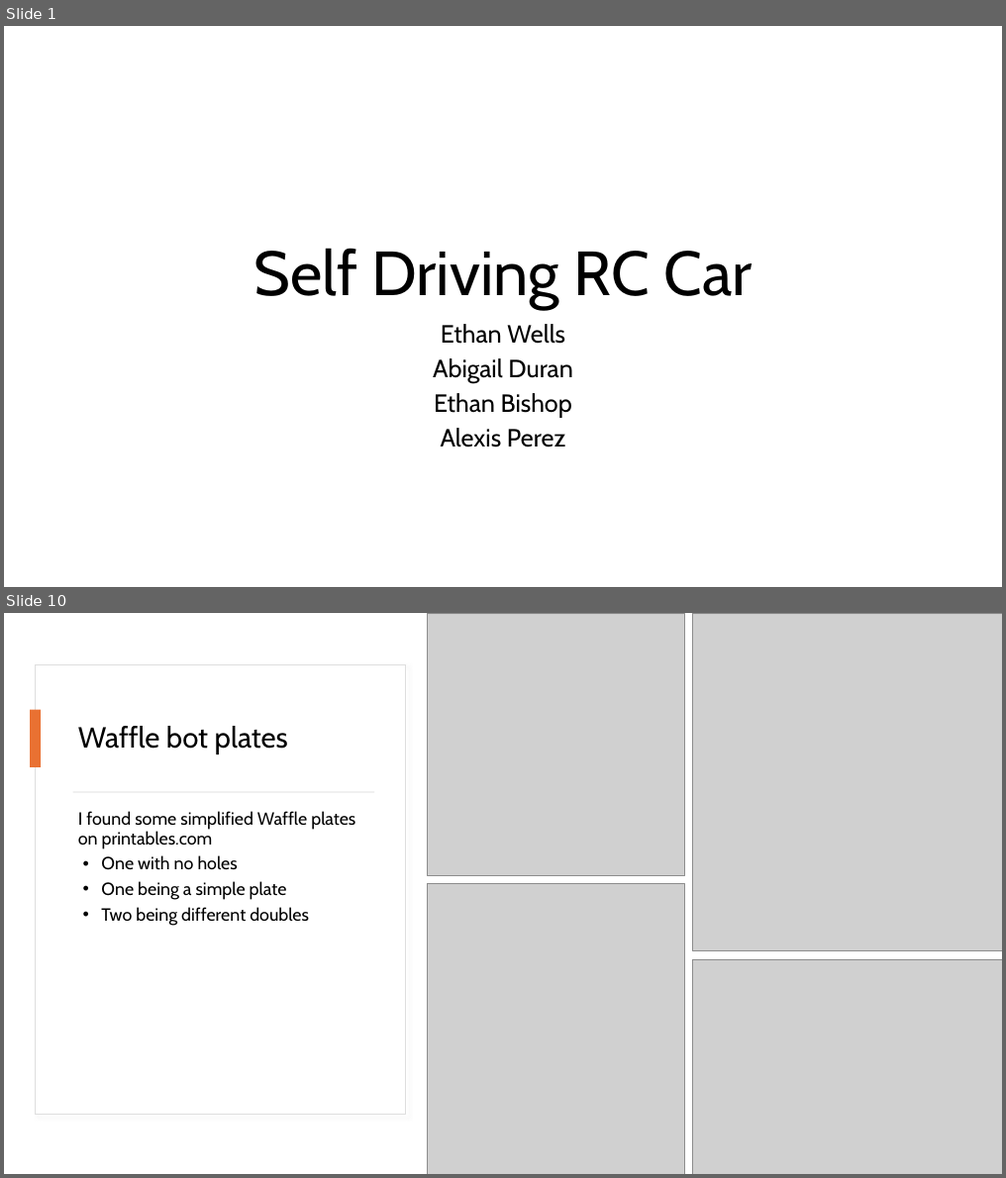
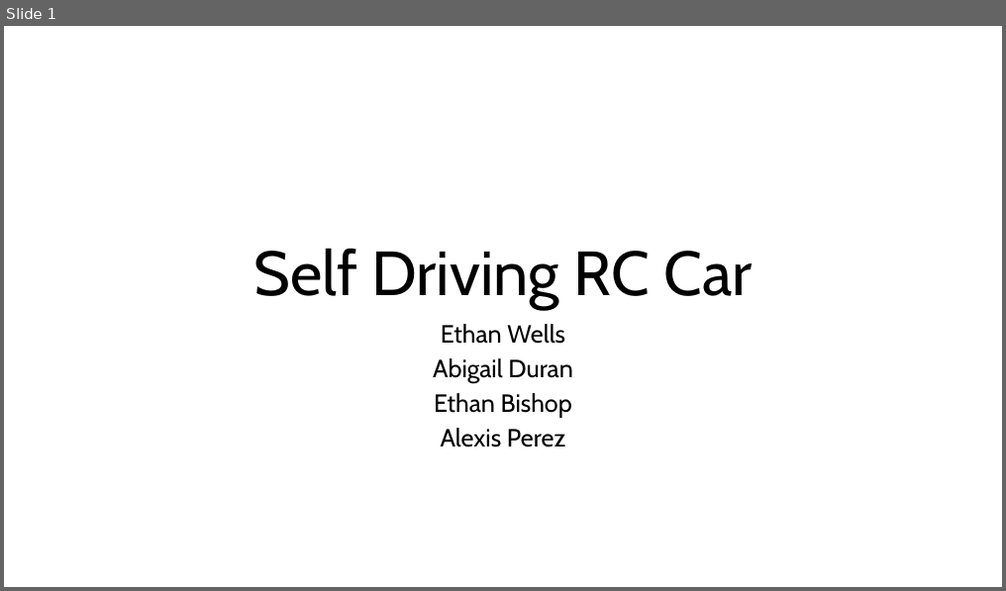
Before and after one commit to EthanWellsSr/BuggyBot, a slide deck: Weekly Reports/Self-Driving-RC-Car.pptx. Shown one above the other, each under a label of ours: slides 1 and 10 before the commit, slide 1 after it; the slides between them are not shown. The pictures are 1006x1178 and 1006x591 pixels, drawn with LibreOffice and Linux fonts; fonts in the diff are those of the drawing; grey boxes stand for pictures. Boxes give left, top, right and bottom in pixels: in the first picture for what was removed or moved away, otherwise in the second. Text is boxed around its words. In the diff, an @@ line names an element or a change of style, - is before the commit and + after.

```diff
--- a/Weekly Reports/Self-Driving-RC-Car.pptx
+++ b/Weekly Reports/Self-Driving-RC-Car.pptx
@@ slide 10 removed at <box>4,613,1002,1174</box>, background #FFFFFF @@
@@ picture removed at <box>428,613,685,875</box> @@
@@ picture removed at <box>693,613,1002,952</box> @@
@@ rectangle removed at <box>36,664,405,1115</box> @@
@@ rectangle removed at <box>30,710,41,767</box> @@
@@ title removed at <box>78,726,288,755</box> @@
-Waffle bot plates
@@ rectangle removed at <box>73,792,374,792</box> @@
@@ text removed at <box>78,811,355,926</box> @@
-I found some simplified Waffle plates on printables.com
-• One with no holes
-• One being a simple plate
-• Two being different doubles
@@ picture removed at <box>428,884,685,1174</box> @@
@@ picture removed at <box>693,959,1002,1174</box> @@
```
Also in this commit, not shown: 4 slides changed, 8 slides added, 8 other slides removed.
